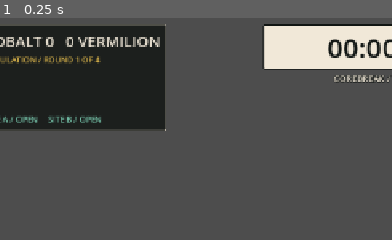
Above: before the commit, frame 1.
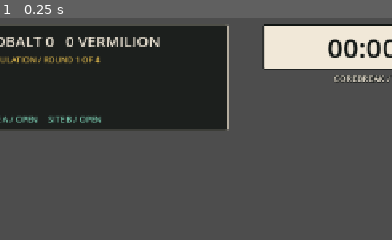
Above: after the commit, the same moment.

Repository: QUAGZA/devmaycry
Game: Godot game, scene res://src/match/Match.tscn
Two runs of this game, one before a commit and one after it. Both use one fixed random seed, a clock stepped at 60 frames per second and the inputs below. This scene is started directly instead of the project's main scene.
Inputs:
- Up to frame 1 (0.25 s): no input
The pictures show only the part of the screen within x 4-54%, y 0-50%; the shares and areas given below are measured in that part.

The runs differ from the first frame. In frame 1, 7.6% of the frame differs, in the area x 42-59%, y 2-51%.

Commit message:
Room-code CLI test hook, procedural sound set, HUD layout fix, export preset, setup/status/test docs

Diff:
--- a/src/autoload/Game.gd
+++ b/src/autoload/Game.gd
@@ -337,6 +337,11 @@
 			_quit_t = -1.0
 			log_ev("Boot", "quit_after", {})
 			get_tree().quit()
+	if args.has("screenshot-title") and not in_match:
+		_shot_elapsed += delta
+		if _shot_elapsed > float(args["screenshot-title"]):
+			args.erase("screenshot-title")
+			_take_screenshot(0.0)
 	if world != null and in_match:
 		_shot_elapsed += delta
 		if not _shots.is_empty() and _shot_elapsed >= _shots[0]:
@@ -415,7 +420,9 @@
 	var p = players.get(shooter_id)
 	if p != null and is_instance_valid(p) and p.is_local():
 		p.kick_view()
-	Sfx.play("shot", -8.0, randf_range(0.94, 1.06))
+		Sfx.play("shot", -6.0, randf_range(0.97, 1.03))
+	else:
+		Sfx.play("shot", -16.0, randf_range(0.9, 1.1))
 
 
 @rpc("authority", "call_local", "reliable")
@@ -426,6 +433,8 @@
 		v.hp = hp_after
 	if attacker_id == local_id():
 		Sfx.play("hit", -6.0)
+	elif victim_id == local_id():
+		Sfx.play("elim", -14.0, 1.6)
 
 
 @rpc("authority", "call_local", "unreliable")
--- a/src/match/Fx.gd
+++ b/src/match/Fx.gd
@@ -51,18 +51,24 @@
 	match kind:
 		"dash":
 			_spark(pos + Vector3(0, 0.6, 0), Palette.PORCELAIN, 0.25, 0.5)
+			Sfx.play("dash", -10.0)
 		"teleport":
 			_spark(pos + Vector3(0, 1.0, 0), Palette.MINT, 0.5, 1.2)
+			Sfx.play("warp", -8.0)
 		"echo_hit":
 			_spark(pos + Vector3(0, 1.2, 0), Palette.VERMILION, 0.3, 0.5)
 		"echo_damaged":
 			_spark(pos + Vector3(0, 1.2, 0), Palette.MINT, 0.3, 0.6)
 		"echo_shot":
 			_spark(pos, Palette.VERMILION, 0.15, 0.25)
+		"reload":
+			if _id == Game.local_id():
+				Sfx.play("reload", -6.0)
 		"zip":
 			_spark(pos + Vector3(0, 1.5, 0), Palette.BRASS, 0.4, 0.8)
 		"sling":
 			_spark(pos + Vector3(0, 0.5, 0), Palette.VERMILION, 0.5, 1.4)
+			Sfx.play("warp", -8.0, 0.8)
 
 
 func _on_damage(victim_id: int, _attacker_id: int, _amount: float, _hp_after: float, _cause: String) -> void:
--- a/src/ui/HUD.gd
+++ b/src/ui/HUD.gd
@@ -88,6 +88,8 @@
 	# Top left: score card
 	var tl := VBoxContainer.new()
 	tl.position = Vector2(24, 18)
+	tl.custom_minimum_size = Vector2(400, 0)
+	tl.size = Vector2(400, 0)
 	root.add_child(tl)
 	var score_card := PanelContainer.new()
 	score_card.add_theme_stylebox_override("panel", UiTheme.card(Color(Palette.INK, 0.82), Palette.STONE, 1, 2, 10))
@@ -101,6 +103,9 @@
 	role_lbl = UiTheme.label("ATTACK", 30, Palette.VERMILION, disp)
 	sc.add_child(role_lbl)
 	objective_lbl = UiTheme.label("Plant the Core at Site A or B", 16, Palette.PORCELAIN, UiTheme.serif_font())
+	objective_lbl.autowrap_mode = TextServer.AUTOWRAP_WORD_SMART
+	objective_lbl.custom_minimum_size = Vector2(380, 0)
+	score_card.custom_minimum_size = Vector2(400, 0)
 	sc.add_child(objective_lbl)
 	site_lbl = UiTheme.stamp("SITE A / OPEN     SITE B / OPEN", Palette.MINT, 13)
 	sc.add_child(site_lbl)
@@ -310,6 +315,8 @@
 
 # ---------------------------------------------------------------- events
 func _on_notice(text: String, seconds: float) -> void:
+	if seconds >= 3.0:
+		Sfx.play("sting", -8.0)
 	var parts := text.split("\n", true, 1)
 	notice_lbl.text = parts[0]
 	sub_notice_lbl.text = parts[1] if parts.size() > 1 else ""
Not shown, added: assets/sfx/capture.wav.import
Not shown, added: assets/sfx/dash.wav.import
Not shown, added: assets/sfx/echo_break.wav.import
Not shown, added: assets/sfx/echo_cast.wav.import
Not shown, added: assets/sfx/echo_materialize.wav.import
Not shown, added: assets/sfx/echo_shot.wav.import
Not shown, added: assets/sfx/elim.wav.import
Not shown, added: assets/sfx/hit.wav.import
Not shown, added: assets/sfx/reload.wav.import
Not shown, added: assets/sfx/shot.wav.import
Not shown, added: assets/sfx/sting.wav.import
Not shown, added: assets/sfx/ui.wav.import
(and 20 more such lines)
